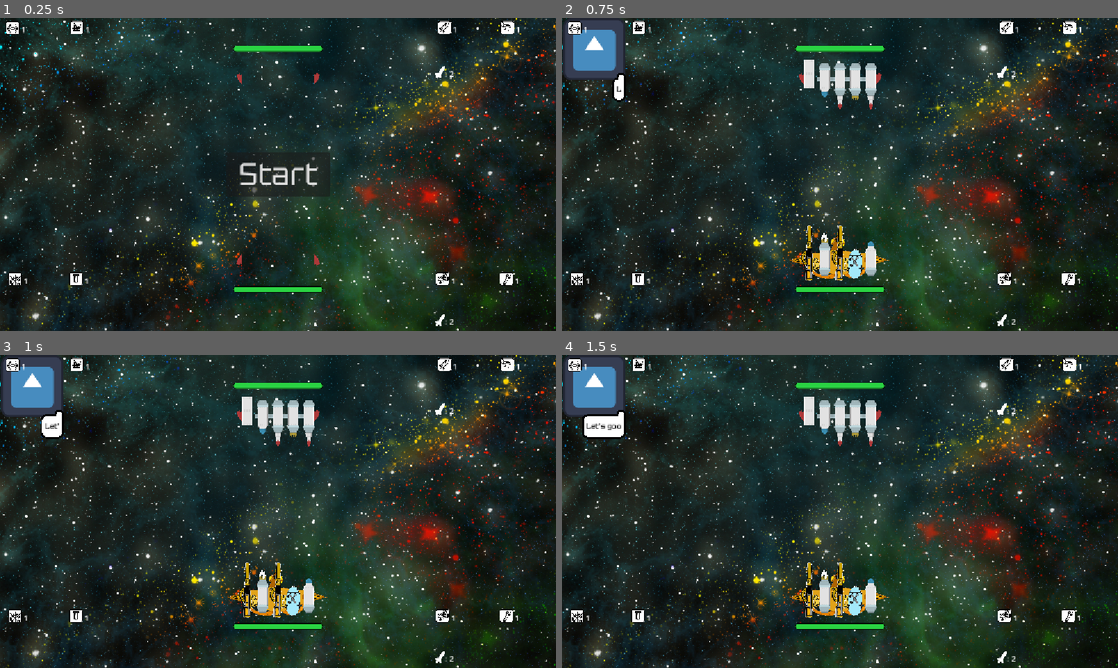
Above: before the commit, frames 1-4 (two rows, left to right).
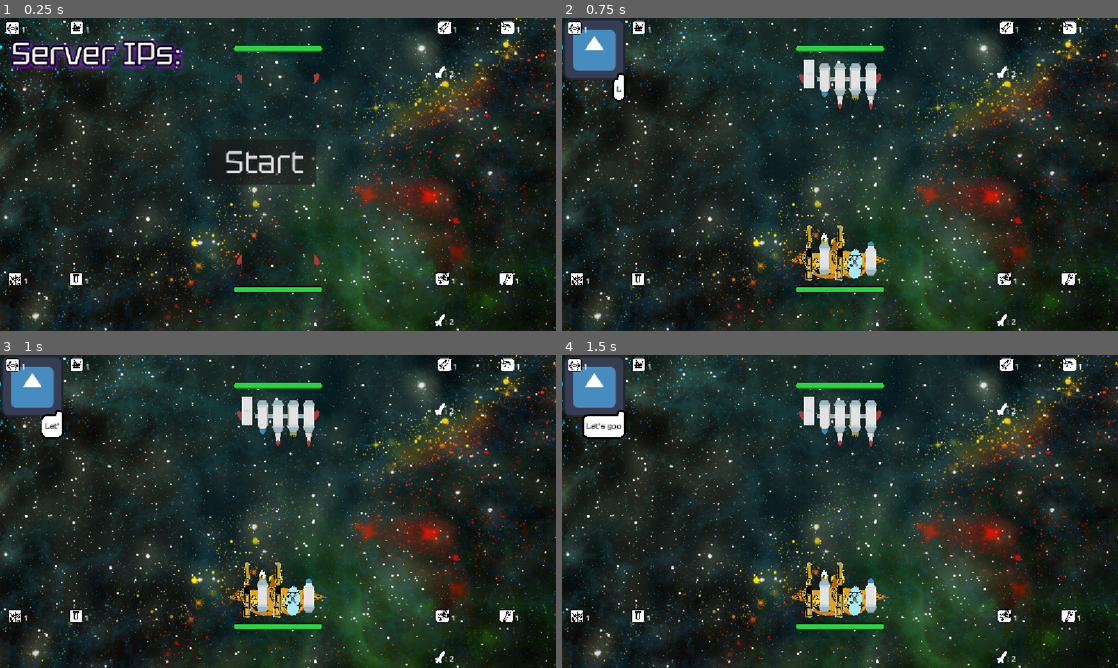
Above: after the commit, the same moments.

Repository: paralinguist/2025-space-pvp
Game: Godot game, scene res://Scenes/test_scene.tscn
Two runs of this game, one before a commit and one after it. Both use one fixed random seed, a clock stepped at 60 frames per second and the inputs below. The engine's default icon, where the game draws it, is replaced by a stand-in: a white triangle on a blue panel in a dark square.
Inputs:
- Up to frame 1 (0.25 s): no input
- Up to frame 2 (0.75 s): click "Start" at 0.5 s
- Up to frame 3 (1 s): no input
- Up to frame 4 (1.5 s): no input

The runs differ from the first frame. In frame 1, 3.3% of the frame differs, in the area x 1-60%, y 7-58%; in frame 2, nothing differs; in frame 3, nothing differs; in frame 4, nothing differs.

Commit message:
IP display at start

Diff:
--- a/2025spacegame/Scenes/test_scene.tscn
+++ b/2025spacegame/Scenes/test_scene.tscn
@@ -63,9 +63,24 @@
 anchors_preset = 15
 anchor_right = 1.0
 anchor_bottom = 1.0
+offset_left = -29.0
+offset_top = -25.0
+offset_right = -29.0
+offset_bottom = -25.0
 grow_horizontal = 2
 grow_vertical = 2
 theme = SubResource("Theme_ak5v8")
+
+[node name="IPLabel" type="Label" parent="UI/Control"]
+layout_mode = 0
+offset_left = 52.0
+offset_top = 57.0
+offset_right = 481.0
+offset_bottom = 659.0
+theme_override_font_sizes/font_size = 35
+text = "Server IPs:"
+label_settings = SubResource("LabelSettings_x033f")
+autowrap_mode = 2
 
 [node name="End" type="VBoxContainer" parent="UI/Control"]
 visible = false
--- a/2025spacegame/Scenes/websocket_server.gd
+++ b/2025spacegame/Scenes/websocket_server.gd
@@ -41,6 +41,7 @@
 	print_rich(time + message + "\n")
 
 func _ready() -> void:
+
 	Scene = self.get_parent()
 	if tcp_server.listen(PORT) != OK:
 		log_message("Unable to start server.")
--- a/2025spacegame/Scripts/main.gd
+++ b/2025spacegame/Scripts/main.gd
@@ -1,6 +1,11 @@
 extends Node2D
 
 var game_started = false
+
+func _ready() -> void:
+		for address in IP.get_local_addresses():
+			if (address.split('.').size() == 4) and address != "127.0.0.1":
+				$UI/Control/IPLabel.text += " " + address
 
 func _on_restart_pressed() -> void:
 	get_tree().reload_current_scene()
--- a/2025spacegame/Scripts/ship.gd
+++ b/2025spacegame/Scripts/ship.gd
@@ -312,11 +312,9 @@
 func take_damage(dmg:float, external=true):
 	if external and precognition:
 		if randi_range(0,1) and false:
-			print("dodging left")
 			position.x = left_size
 		else:
 			position.x = 1152-right_size-GRID_DISTANCE
-			print("dodging right")
 		precognition = false
 	else:
 		hp -= dmg*1
@@ -325,6 +323,7 @@
 			UI.visible = true
 			UI.get_node("Control/End").visible = true
 			UI.get_node("Control/End/Label").text = win_message
+			UI.get_node("Control/IPLabel").visible = false
 			alive = false
 			for c in get_children():
 				if c is ShipModule:
@@ -373,7 +372,6 @@
 	science_power = 1
 	weapon_power = 1
 	pilot_power = 1
-	print("overcharge finished")
 	self.get_parent().update_labels()
 
 func _on_special_timer_timeout() -> void:
